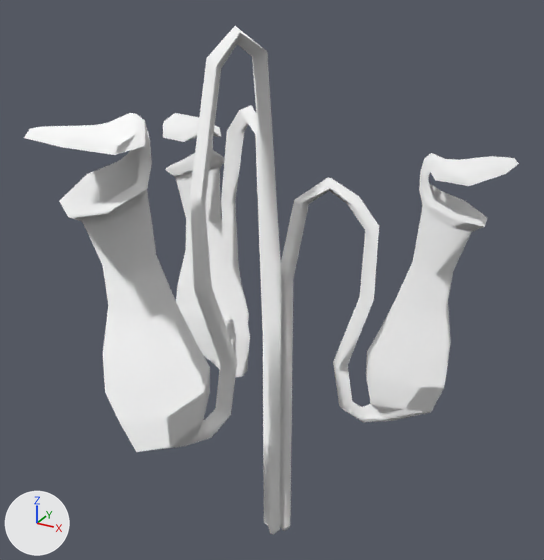
An edit to the glTF model public/siege/scifi/jungle_SM_Env_Flower_Pitcher_01.gltf, drawn before and after from the same camera.
The view is the same before and after, from a 50 mm camera at (1.47, -2.84, 2.66) aimed at (0.02, -0.2, 1.34). Every picture has the same lights, and +X, +Y and +Z are marked at lower left. The older version comes first. Objects named as collision shapes, trigger or cutter boxes, shadow casters or lower levels of detail are left out. Where no turn or scale is listed for an object, it has been applied to the vertices.

Objects in the first picture: 'SM_Env_Flower_Pitcher_01_LOD0'.
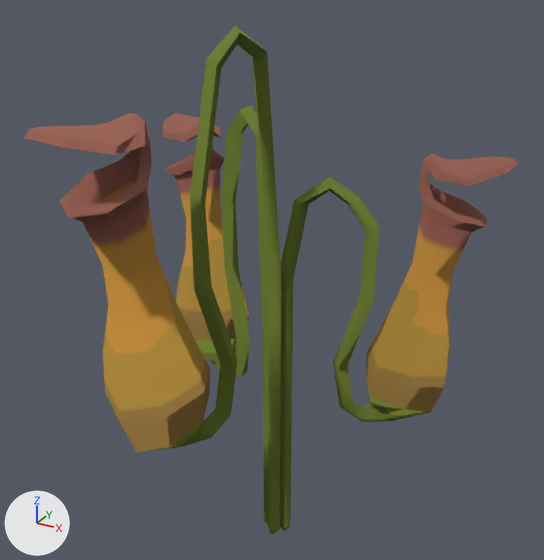
Location of each change, [x1, y1, x2, y2] in pixels of the pictures (544 x 560 px):
```json
{"object": "SM_Env_Flower_Pitcher_01_LOD0", "change": "surface changed", "before": [24, 26, 519, 534], "after": [24, 26, 519, 534], "on screen": "darker"}
```

Scene script edits in JSON lines:
```json
{"op": "add", "block": "img_polygonnaturebiomes_tropical_texture_01", "code": ["img_polygonnaturebiomes_tropical_texture_01 = load_image('PolygonNatureBiomes_Tropical_Texture_01', 'PolygonNatureBiomes_Tropical_Texture_01.webp', 4096, 4096, 'sRGB')"]}
{"op": "add", "block": "mat_nature6", "code": "n3 = _N.new('ShaderNodeMix'); n3.name = 'Mix'"}
{"op": "add", "block": "mat_nature6", "code": "n3.data_type = 'RGBA'"}
{"op": "add", "block": "mat_nature6", "code": "n3.blend_type = 'MULTIPLY'"}
{"op": "add", "block": "mat_nature6", "code": "n3.inputs[0].default_value = 1.0  # 'Factor'"}
{"op": "add", "block": "mat_nature6", "code": "n4 = _N.new('ShaderNodeTexImage'); n4.name = 'Image Texture'"}
{"op": "add", "block": "mat_nature6", "code": "n4.image = img_polygonnaturebiomes_tropical_texture_01"}
{"block": "mat_nature6", "where": "n2 = _N.new('ShaderNodeVertexColor'); n2.name = 'Color Attribute'"}
{"block": "mat_nature6", "where": "n0 = _N.new('ShaderNodeBsdfPrincipled'); n0.name = 'Principled BSDF'"}
{"op": "remove", "block": "mat_nature6", "code": "_L.new(n2.outputs[0], n0.inputs[0])  # 'Color' to 'Base Color'"}
{"op": "add", "block": "mat_nature6", "code": "_L.new(n3.outputs[2], n0.inputs[0])  # 'Result' to 'Base Color'"}
{"op": "add", "block": "mat_nature6", "code": "_L.new(n2.outputs[0], n3.inputs[7])  # 'Color' to 'B'"}
{"op": "add", "block": "mat_nature6", "code": "_L.new(n4.outputs[0], n3.inputs[6])  # 'Color' to 'A'"}
```
